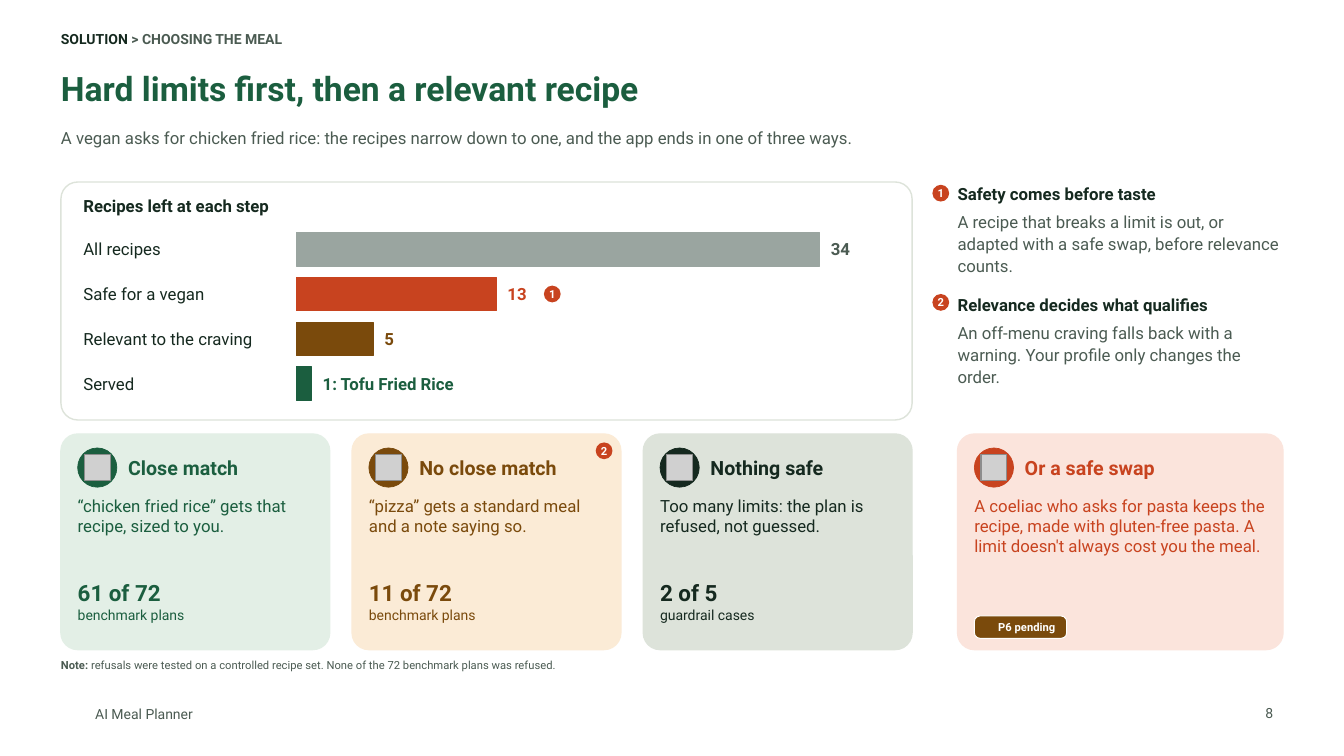
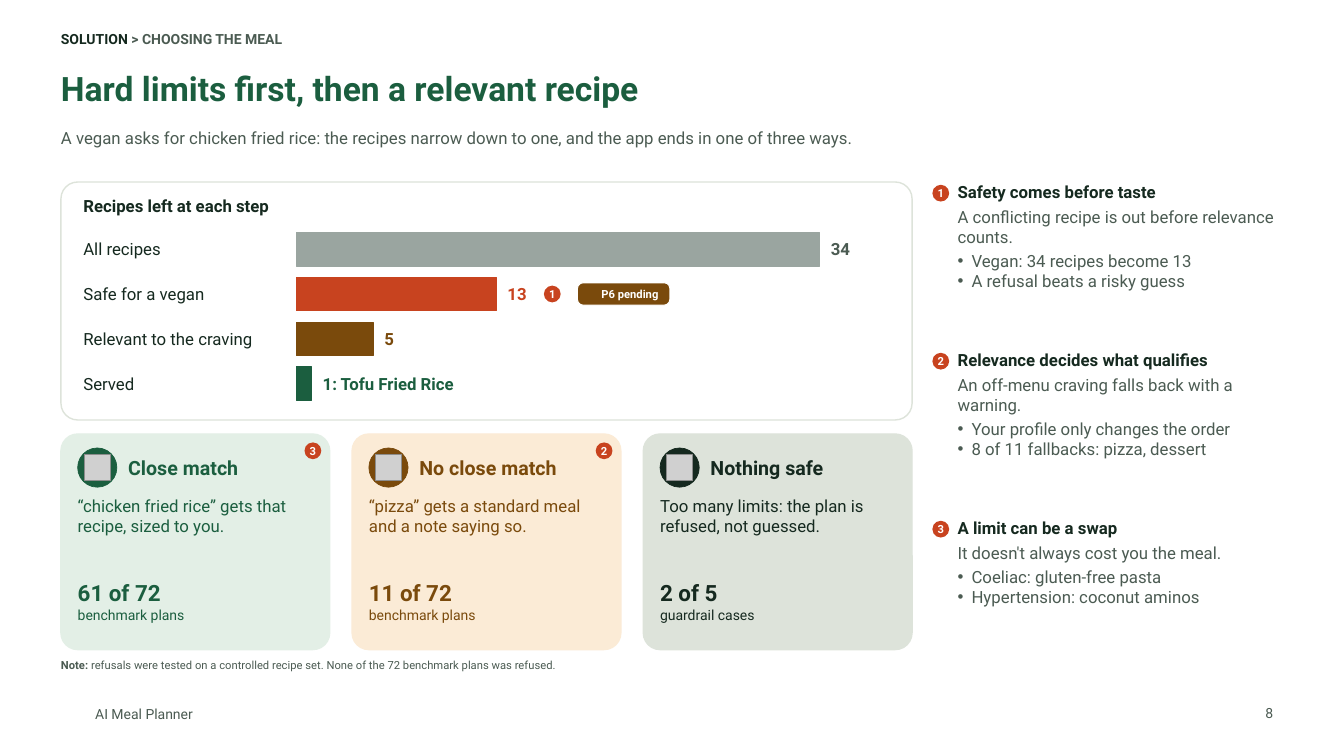
Before and after one commit to tuannm3812/ai-meal-planner, a slide deck: slide 8 of docs/showcase/ai-meal-planner-deck.pptx. Drawn at 1344x756 pixels with LibreOffice and Linux fonts; fonts in the diff are those of the drawing; grey boxes stand for pictures; background and template pictures are left out. Boxes give left, top, right and bottom in pixels: in the first picture for what was removed or moved away, otherwise in the second. Text is boxed around its words. In the diff, an @@ line names an element or a change of style, - is before the commit and + after.

```diff
--- a/docs/showcase/ai-meal-planner-deck.pptx
+++ b/docs/showcase/ai-meal-planner-deck.pptx
@@ text at [958,185,1156,202]: line spacing 1.1 to 1; less space between paragraphs @@
@@ text at [958,210,1273,291]: text changed @@
-A recipe that breaks a limit is out, or adapted with a safe swap, before relevance counts.
-Relevance decides what qualifies
-An off-menu craving falls back with a warning. Your profile only changes the order.
+A conflicting recipe is out before relevance counts.
+• Vegan: 34 recipes become 13
+• A refusal beats a risky guess
@@ rounded rectangle: place and size @@
-rounded rectangle at [975,616,1068,638]
+rounded rectangle at [578,283,670,306]
@@ text "P6 pending": place and size @@
-text "P6 pending" at [998,622,1056,634]
+text "P6 pending" at [601,289,659,301]
@@ ellipse "2": place and size @@
-ellipse "2" at [933,294,950,312]
+ellipse "2" at [933,353,950,370]
@@ text added at [958,353,1233,459], 12 pt, text #4B5B52 @@
+Relevance decides what qualifies
+An off-menu craving falls back with a warning.
+• Your profile only changes the order
+• 8 of 11 fallbacks: pizza, dessert
@@ ellipse added at [304,443,322,460], fill #C8431F, 8 pt, text #FFFFFF, bold @@
+3
@@ rounded rectangle removed at [958,435,1284,650] @@
@@ ellipse removed at [975,448,1014,487] @@
@@ picture removed at [981,455,1007,481] @@
@@ text removed at [1025,460,1155,479] @@
-Or a safe swap
@@ ellipse added at [933,521,950,538], fill #C8431F, 8 pt, text #FFFFFF, bold @@
+3
@@ text at [958,521,1221,607]: text changed; text colour #C8431F to #4B5B52 @@
-A coeliac who asks for pasta keeps the recipe, made with gluten-free pasta. A limit doesn't always cost you the meal.
+A limit can be a swap
+It doesn't always cost you the meal.
+• Coeliac: gluten-free pasta
+• Hypertension: coconut aminos
```
Also in this commit, not shown: 13 other slides changed, 20 other files.
